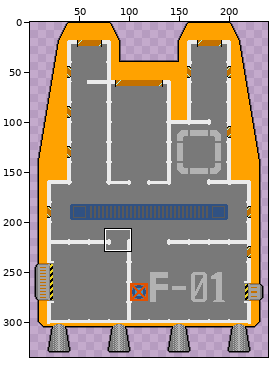
Two versions of one pixel-art file, user/ships/freighter/simpleFreighter.aseprite. The first picture is a wide view before the edit; the outline marks the close-up.
Close-up. Earlier state:
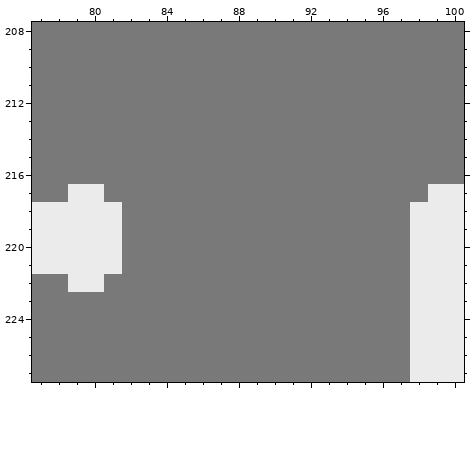
240x340 pixels, 1 frame. Shown: x 77..100, y 208..227. The wide view leaves out empty margins. The commit also changed other parts of the picture, which this record leaves out.
New version:
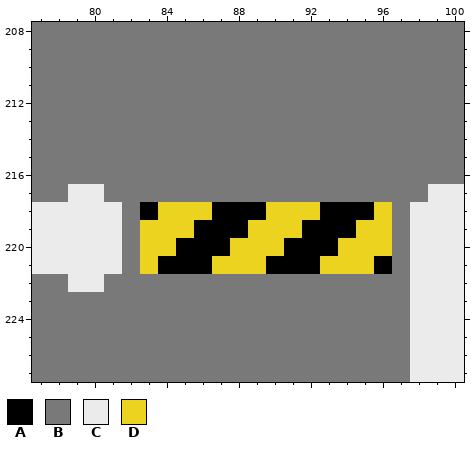
Palette (. is transparent): A #000000  B #797979  C #ebebeb  D #ebd320
Changes in this commit:
Layer "Layer 1":
y 218: x 83..96 BBBBBBBBBBBBBB -> ADDDAAADDDAAAD
y 219: x 83..96 BBBBBBBBBBBBBB -> DDDAAADDDAAADD
y 220: x 83..96 BBBBBBBBBBBBBB -> DDAAADDDAAADDD
y 221: x 83..96 BBBBBBBBBBBBBB -> DAAADDDAAADDDA
Boxes around the changes in both close-ups, in picture pixels (x1, y1, x2, y2):
changed: (140, 202, 392, 274)
